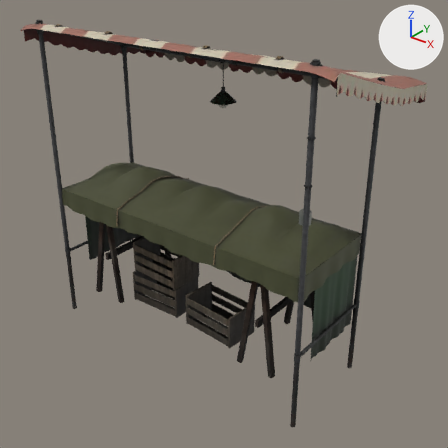
A saved change to the glTF model web/public/models/market-stall.glb.
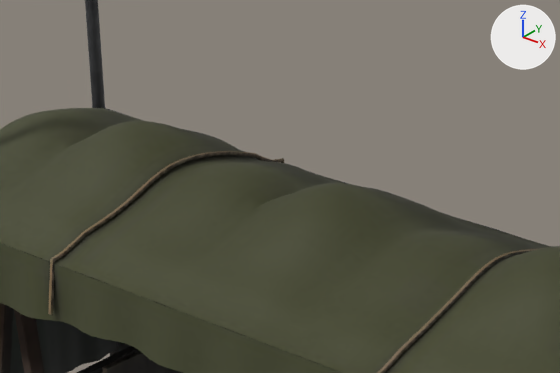
The first picture shows the older version from a 50 mm camera at (3.01, -3.45, 3.02) aimed at (0.13, 0.14, 0.79). The close-ups show the older and then the newer version on the part from 23% to 61% of the width and 29% to 54% of the height of that picture. Only the edits that show in the close-ups are written down. Lighting does not change. The marker at upper right points along +X, +Y and +Z.

Objects in the first close-up: 'Cover', 'Stall'.
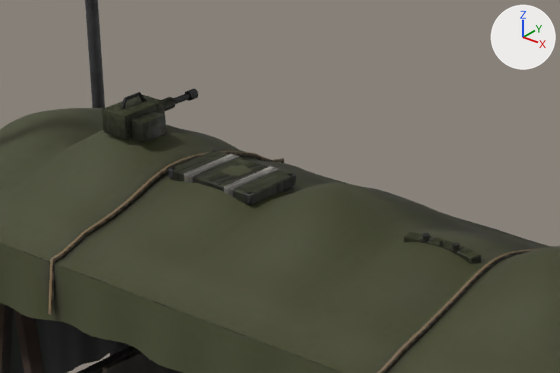
What changed in the scene script:
```text
Add img_goods_normal:
    img_goods_normal = load_image('goods_normal', '_unpacked/goods_normal', 512, 512, 'Non-Color')
Add img_goods_mr:
    img_goods_mr = load_image('goods_mr', '_unpacked/goods_mr', 512, 512, 'Non-Color')
Add img_goods_color:
    img_goods_color = load_image('goods_color', '_unpacked/goods_color', 512, 512, 'sRGB')
Add mat_goods:
    mat_goods = bpy.data.materials.new('Goods')
    # uses the picture img_goods_color
    # uses the picture img_goods_mr
    # uses the picture img_goods_normal
Add me_good_turret:
    me_good_turret.from_pydata(...)  # 452 vertices, 848 faces; spans x -0.79..-0.57, y -0.076..0.272, z 0.925..1.209
    me_good_turret.materials.append(mat_goods)
Add me_good_gun:
    me_good_gun.from_pydata(...)  # 432 vertices, 792 faces; spans x -0.503..-0.177, y -0.039..0.143, z 0.924..1.076
    me_good_gun.materials.append(mat_goods)
Add me_good_claymore:
    me_good_claymore.from_pydata(...)  # 394 vertices, 740 faces; spans x 0.231..0.449, y 0.012..0.078, z 0.923..1.074
    me_good_claymore.materials.append(mat_goods)
Add ob_good_turret:
    ob_good_turret = bpy.data.objects.new('Good_turret', me_good_turret)
    ob_good_turret.location = (0.0, 0.0, 0.0)
Add ob_good_gun:
    ob_good_gun = bpy.data.objects.new('Good_gun', me_good_gun)
    ob_good_gun.location = (0.0, 0.0, 0.0)
Add ob_good_claymore:
    ob_good_claymore = bpy.data.objects.new('Good_claymore', me_good_claymore)
    ob_good_claymore.location = (0.0, 0.0, 0.0)
```

Boxes [x1, y1, x2, y2] around the edits, measured in the close-ups (560 x 373 px):
'Good_gun', added: after [168, 150, 296, 207]
'Good_turret', added: after [102, 89, 198, 143]
'Good_claymore', added: after [404, 232, 481, 264]
